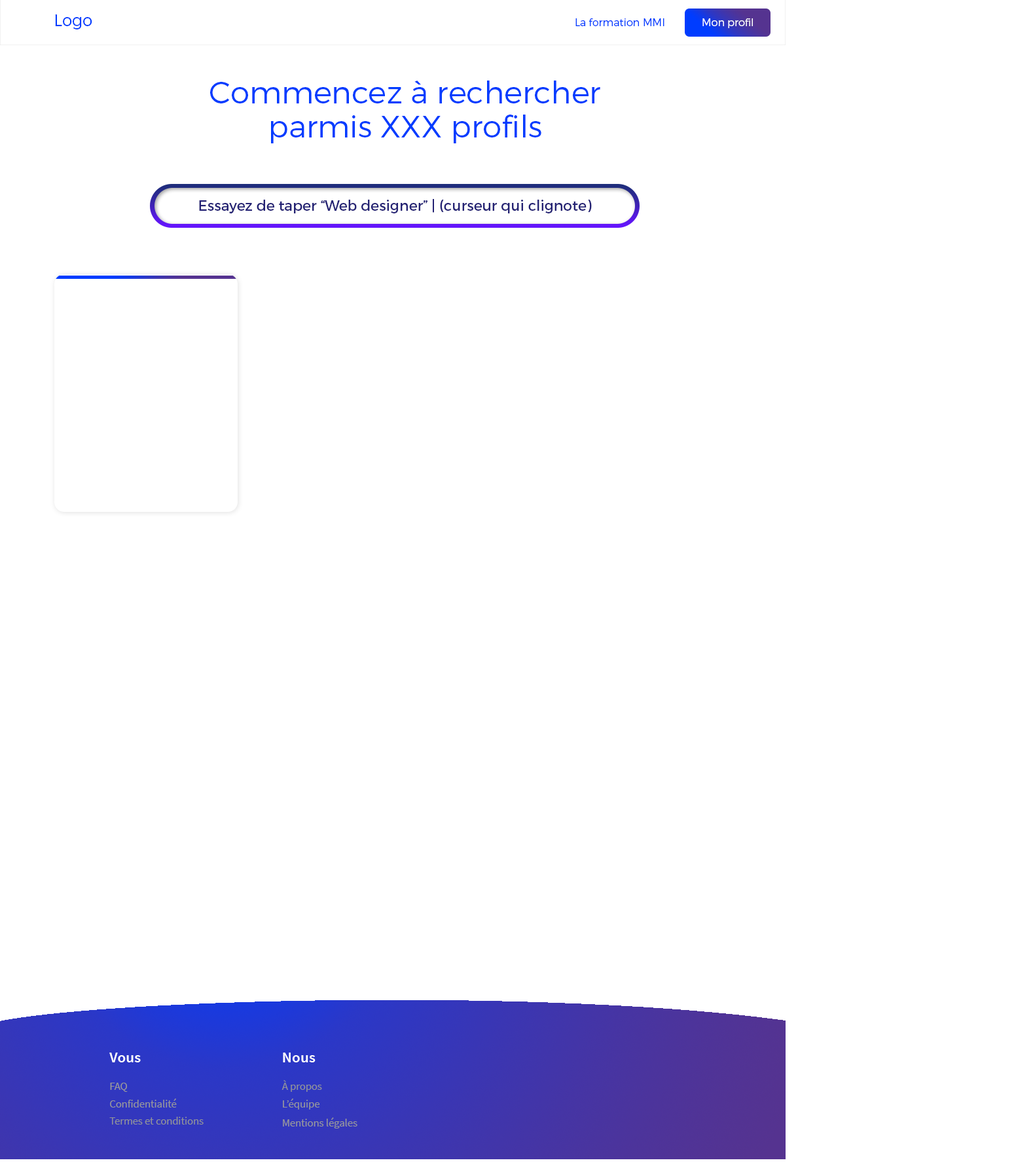
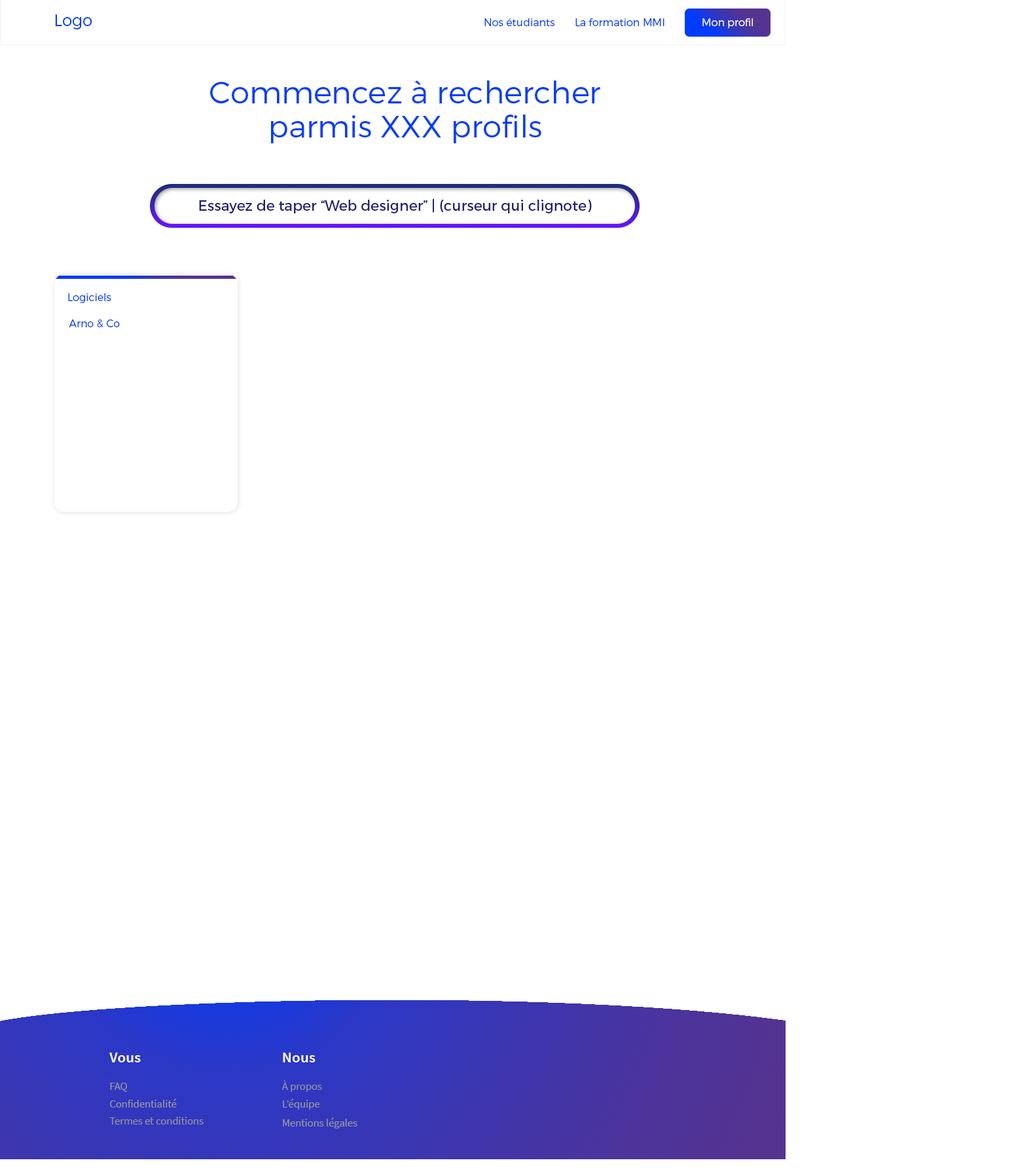
Layered file, before and after one edit (1016×1173). Changes by layer:
added layer "Nos étudiants" in group "Header" over left=484, top=18, right=555, bottom=27
added layer "Logiciels" (1st of 3, in "Plan de travail 1" › "Header") in group "Header" over left=68, top=293, right=112, bottom=304
added layer "Arno & Co" in group "Plan de travail 1" over left=68, top=319, right=120, bottom=328
